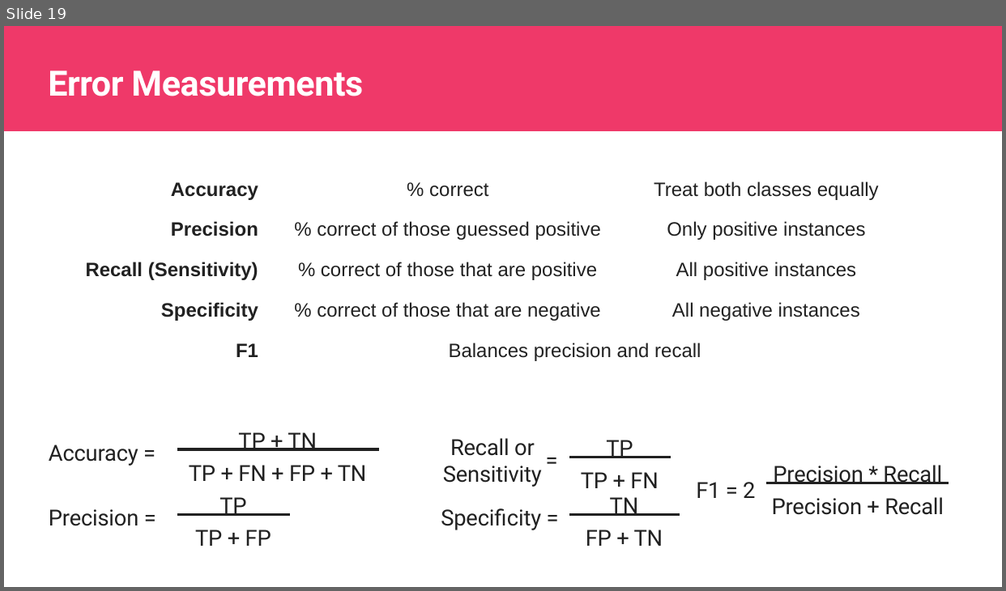
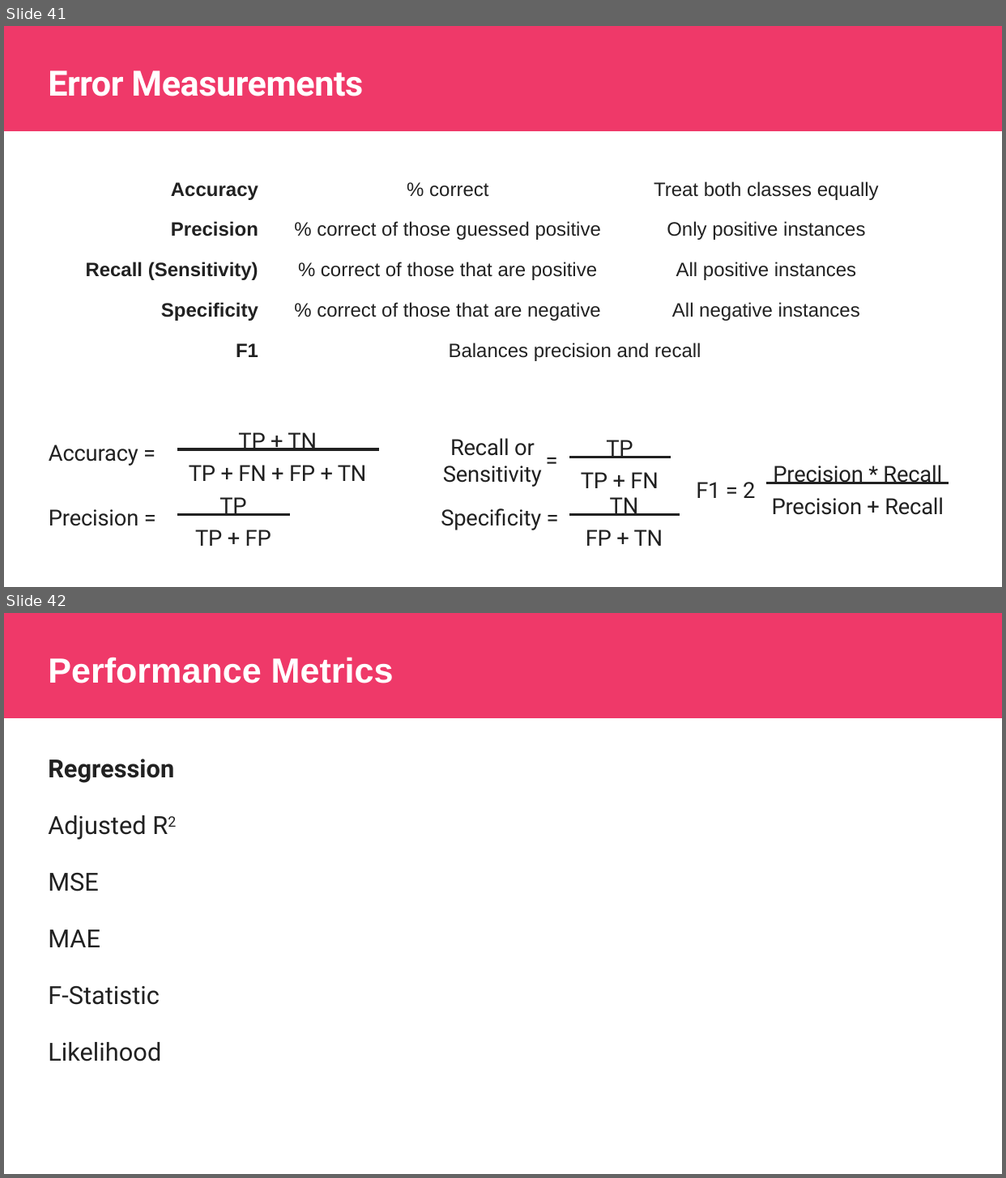
Before and after one commit to javediahmed/misc, a slide deck: Classification_Error_Metrics.pptx. Shown one above the other, each under a label of ours: slide 19 before the commit, slides 41 and 42 after it. The pictures are 1006x591 and 1006x1178 pixels, drawn with LibreOffice and Linux fonts; fonts in the diff are those of the drawing; background and template pictures are left out. Boxes give left, top, right and bottom in pixels: in the first picture for what was removed or moved away, otherwise in the second. Text is boxed around its words. In the diff, an @@ line names an element or a change of style, - is before the commit and + after.

```diff
--- a/Classification_Error_Metrics.pptx
+++ b/Classification_Error_Metrics.pptx
@@ slide 42 added at [4, 613, 1002, 1174], background #FFFFFF; not listed: 1 template element that a slide beside it also shows @@
@@ title added at [48, 657, 394, 683], 25.2 pt, text #FFFFFF, bold @@
+Performance Metrics
@@ text added at [48, 759, 174, 1062], 18 pt, text #212121 @@
+Regression
+Adjusted R2
+MSE
+MAE
+F-Statistic
+Likelihood
@@ what was slide 19 is now slide 41 @@
```
Also in this commit, not shown: 1 slide changed, 18 other slides added, 1 slide removed.
